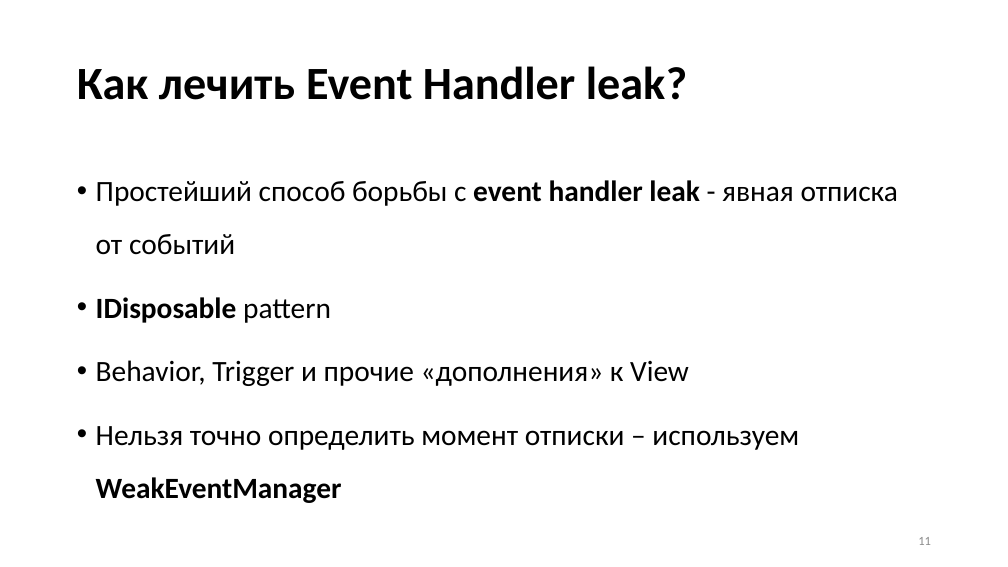
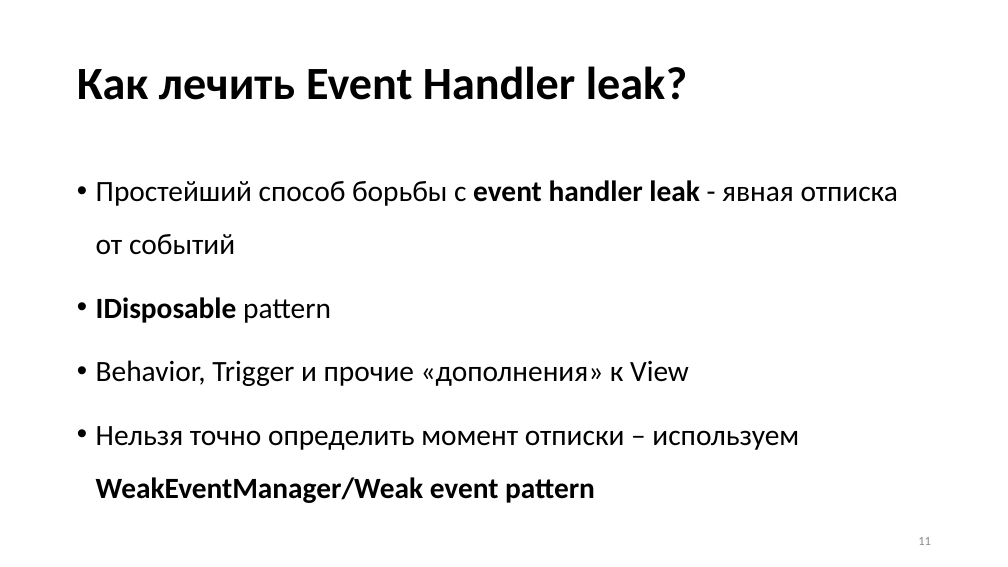
Before and after one commit to Talrandel/MemoryLeak, a slide deck: slide 11 of Утечки памяти.pptx. Drawn at 1008x567 pixels with LibreOffice and Linux fonts; fonts in the diff are those of the drawing. Boxes give left, top, right and bottom in pixels: in the first picture for what was removed or moved away, otherwise in the second. Text is boxed around its words. In the diff, an @@ line names an element or a change of style, - is before the commit and + after.

```diff
--- a/Утечки памяти.pptx
+++ b/Утечки памяти.pptx
@@ text at box(96, 426, 799, 503): text changed @@
-• Нельзя точно определить момент отписки – используем WeakEventManager
+• Нельзя точно определить момент отписки – используем WeakEventManager/Weak event pattern
```
Also in this commit, not shown: 3 other slides changed, 7 other files.
